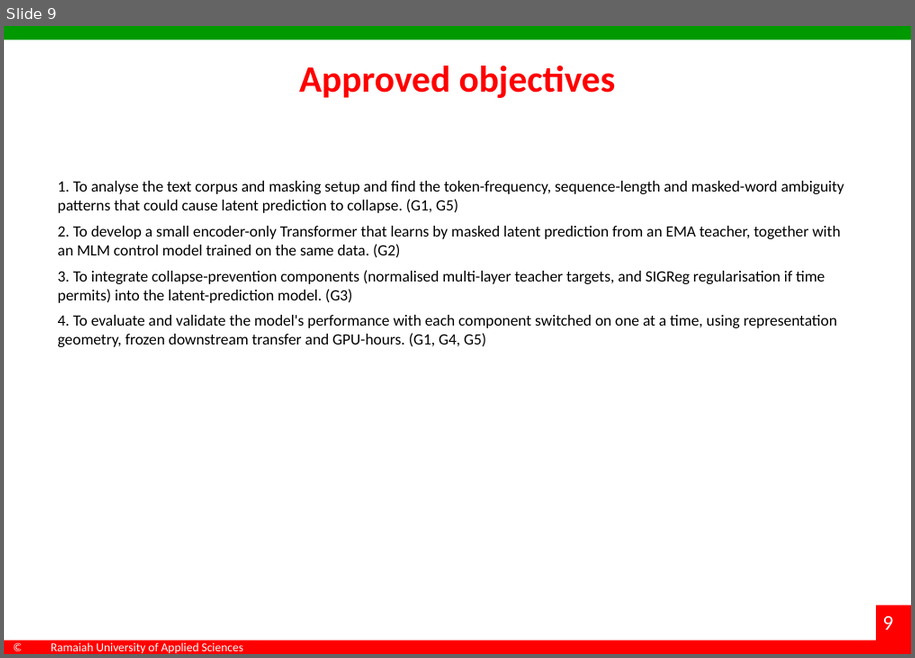
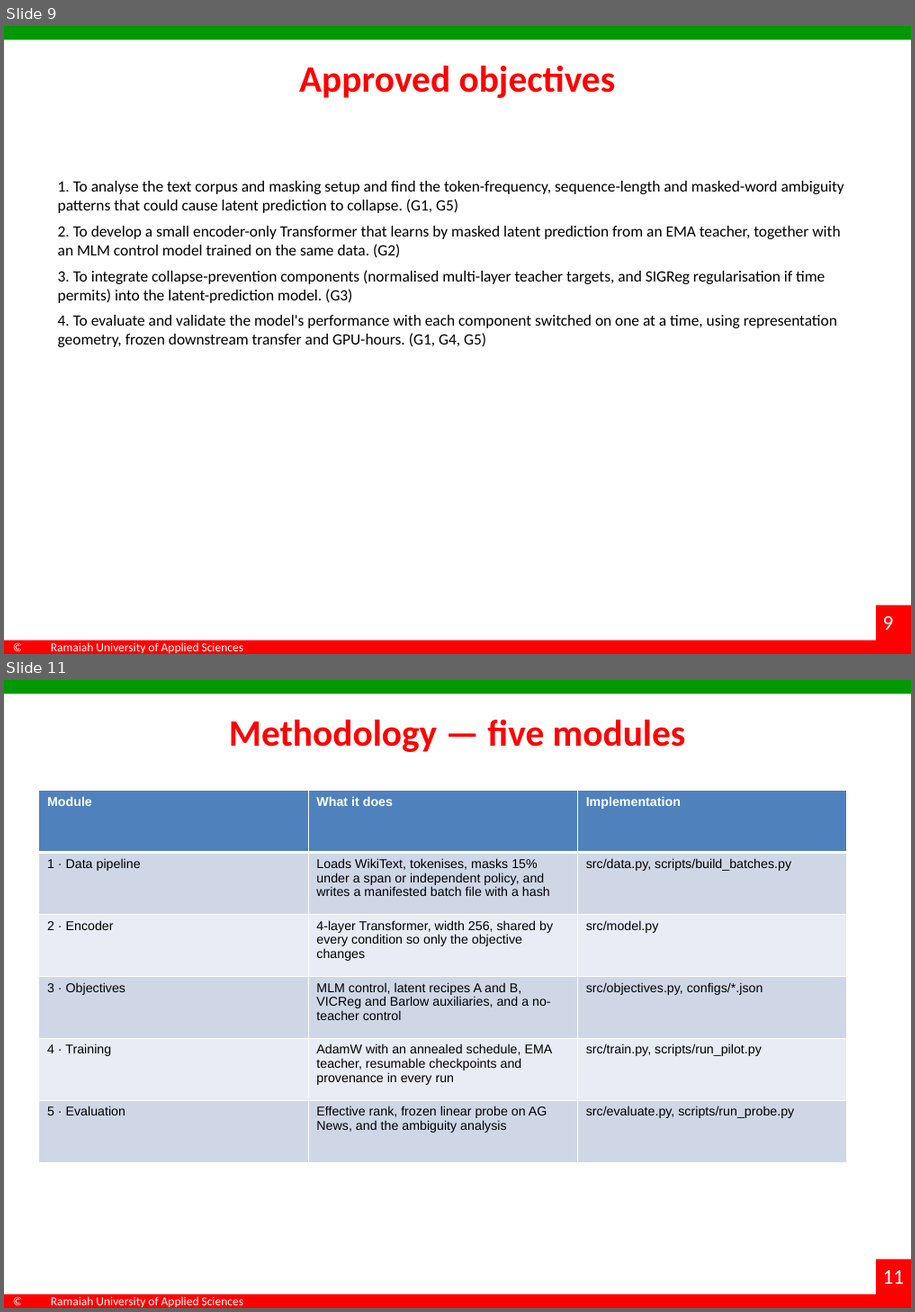
Before and after one commit to dakshadev/7th-sem, a slide deck: docs/Interim_Project_Presentation_7th-sem.pptx. Shown one above the other, each under a label of ours: slide 9 before the commit, slides 9 and 11 after it; the slides between them are not shown. The pictures are 915x658 and 915x1312 pixels, drawn with LibreOffice and Linux fonts; fonts in the diff are those of the drawing; background and template pictures are left out. Boxes give left, top, right and bottom in pixels: in the first picture for what was removed or moved away, otherwise in the second. Text is boxed around its words. In the diff, an @@ line names an element or a change of style, - is before the commit and + after.

Commit message:
docs(deck): module-wise evidence, hyperparameter table, dashboard, bullets on every slide
Second round of mentor feedback, applied:

- module-wise result screenshots as bullets: a new slide with four terminal captures (data, training,
  MLM control, evaluation) produced from real CPU runs on the cached WikiText/AG News data, with the
  captured logs committed under docs/assets/logs
- hyperparameter and training-parameter table: encoder, optimiser, schedule, masking, teacher, budget
  and seed settings, all read from configs and measured runs
- dashboard: docs/dashboard/index.html built from results/person1/*.json, screenshotted for the
  demonstration slide
- repository hyperlink on the contents slide and the demonstration slide
- methodology converted to a table of the five modules
- contents slide now states what each section holds
- a bullet character on every content paragraph (titles, tables, references and the thank-you slide
  are skipped)
- demo video: declared as not yet recorded rather than implied

The deck is built by driving PowerPoint itself (scripts/fill_deck_slides2.ps1, scripts/polish_deck.ps1)
with content from scripts/build_deck_payload.py. python-pptx produced packages PowerPoint refused to
open once slides were added to this deck, so it is no longer used for structural edits.

```diff
--- a/docs/Interim_Project_Presentation_7th-sem.pptx
+++ b/docs/Interim_Project_Presentation_7th-sem.pptx
@@ slide 11 added at [4,680,911,1308], background #FFFFFF; not listed: 6 template elements that a slide beside it also shows @@
@@ title added at [229,720,686,752], 32 pt, text #FF0000, bold @@
+Methodology — five modules
@@ table added at [39,791,848,1162], 6 rows, 3 columns @@
+Module | What it does | Implementation
+1 · Data pipeline | Loads WikiText, tokenises, masks 15% under a span or independent policy, and writes a manifested batch file with a hash | src/data.py, scripts/build_batches.py
+2 · Encoder | 4-layer Transformer, width 256, shared by every condition so only the objective changes | src/model.py
+3 · Objectives | MLM control, latent recipes A and B, VICReg and Barlow auxiliaries, and a no-teacher control | src/objectives.py, configs/*.json
+4 · Training | AdamW with an annealed schedule, EMA teacher, resumable checkpoints and provenance in every run | src/train.py, scripts/run_pilot.py
+5 · Evaluation | Effective rank, frozen linear probe on AG News, and the ambiguity analysis | src/evaluate.py, scripts/run_probe.py
```
Also in this commit, not shown: 5 slides changed, 3 other slides added, 2 slides removed, 26 other files.
